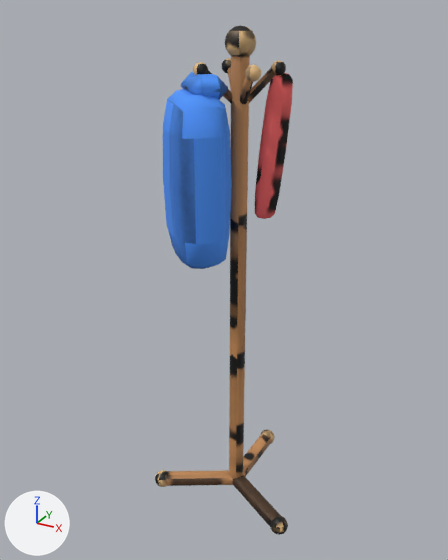
The glTF model client/public/models/coat_rack.glb, before and after one commit.
Before and after are seen from a 50 mm lens placed at (0.96, -1.853, 1.861), pointed at (-0.069, 0.018, 0.925). Every picture has the same lights, and +X, +Y and +Z are marked at lower left. The first picture is the older version. Vertices at exactly the same position are counted once.

The first picture shows 'coat_rack'.
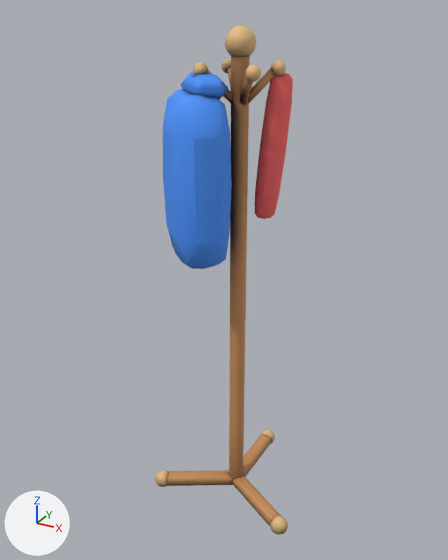
What changed in the scene script:
```text
Change me_coat_rack:
    where me_coat_rack.from_pydata(...)  # 992 vertices, 1908 faces; spans x -0.3..0.3, y -0.26..0.34, z -0.01..1.81
    used by ob_coat_rack; location = (0.0, 0.0, 0.0)
    me_coat_rack part 1: 1908 kept faces spanning x -0.3..0.3, y -0.26..0.34, z -0.01..1.81 get new texture (UV) coordinates
```

Pixel boxes [x1, y1, x2, y2] of what changed, in the pictures (448 x 560 px):
part 1 of me_coat_rack, surface changed
    both: [155, 25, 293, 535]
